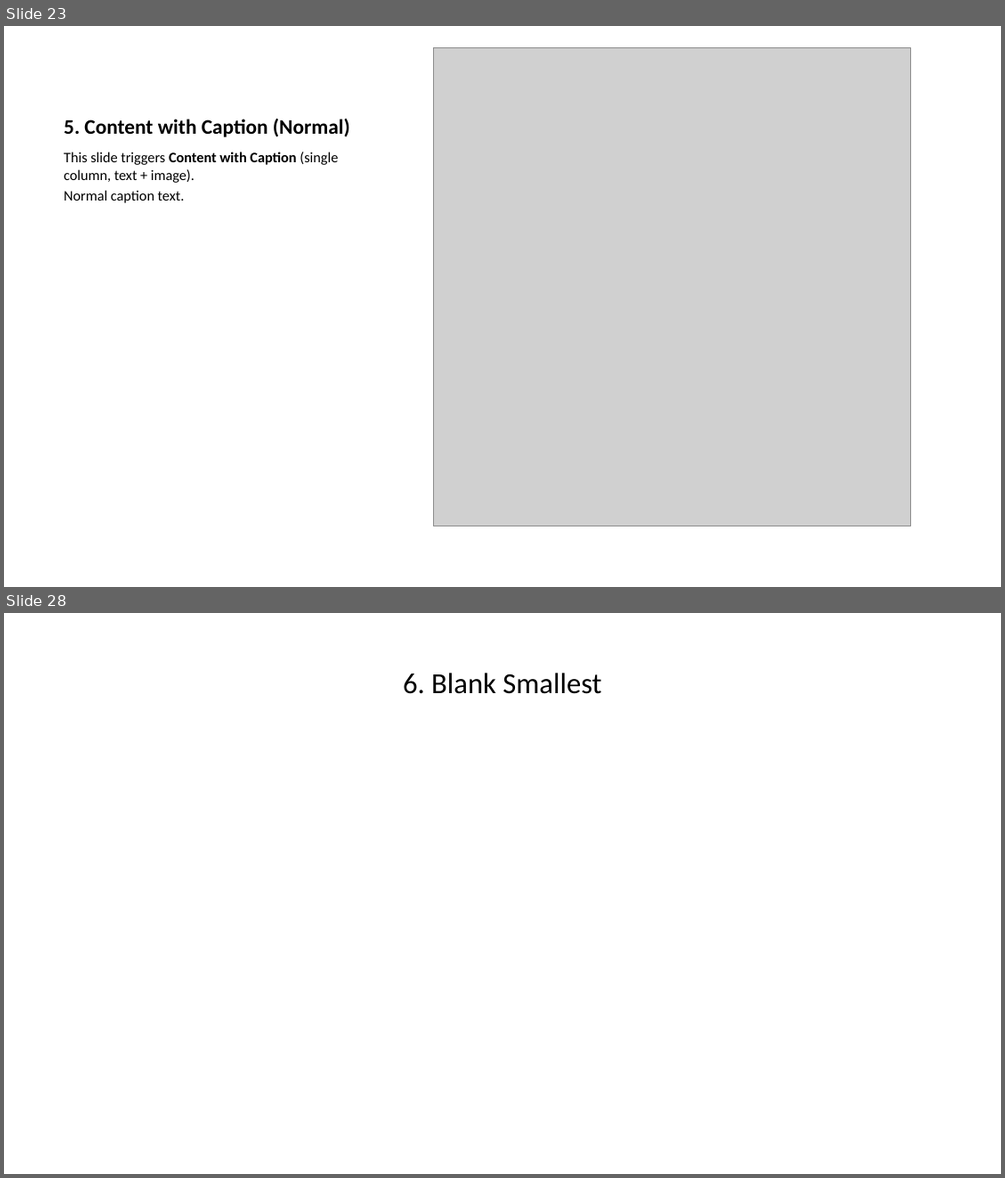
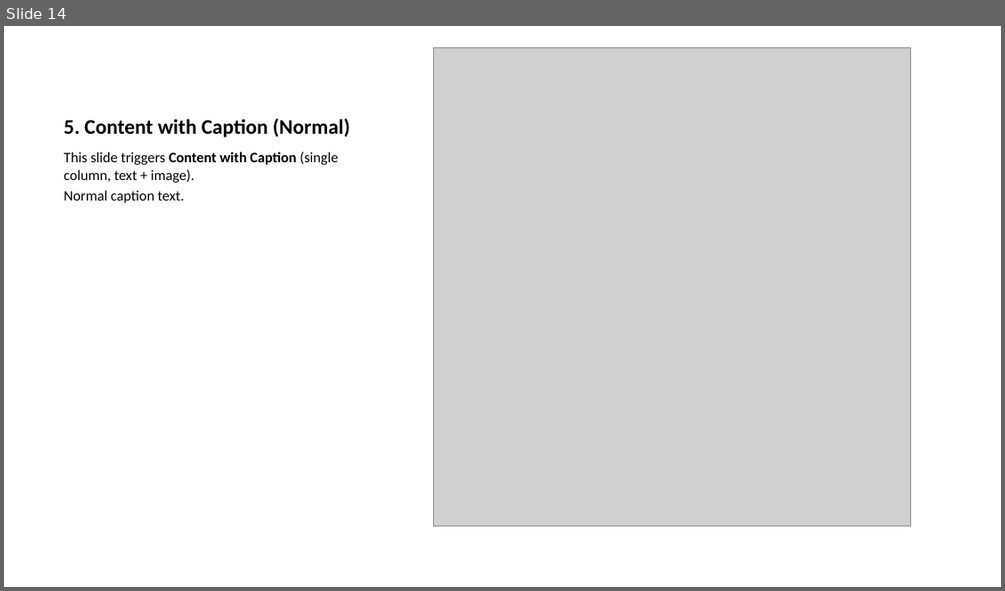
Before and after one commit to David-Rieger/quarto-pptx-layouts, a slide deck: example/example.pptx. Shown one above the other, each under a label of ours: slides 23 and 28 before the commit, slide 14 after it; the slides between them are not shown. The pictures are 1005x1178 and 1005x591 pixels, drawn with LibreOffice and Linux fonts; fonts in the diff are those of the drawing; grey boxes stand for pictures. Boxes give left, top, right and bottom in pixels: in the first picture for what was removed or moved away, otherwise in the second. Text is boxed around its words. In the diff, an @@ line names an element or a change of style, - is before the commit and + after.

```diff
--- a/example/example.pptx
+++ b/example/example.pptx
@@ slide 28 removed at (x1=4, y1=613, x2=1001, y2=1174), background #FFFFFF @@
@@ title removed at (x1=403, y1=673, x2=601, y2=694) @@
-6. Blank Smallest
@@ what was slide 23 is now slide 14 @@
```
Also in this commit, not shown: 8 slides changed, 11 other slides removed, 5 other files.
